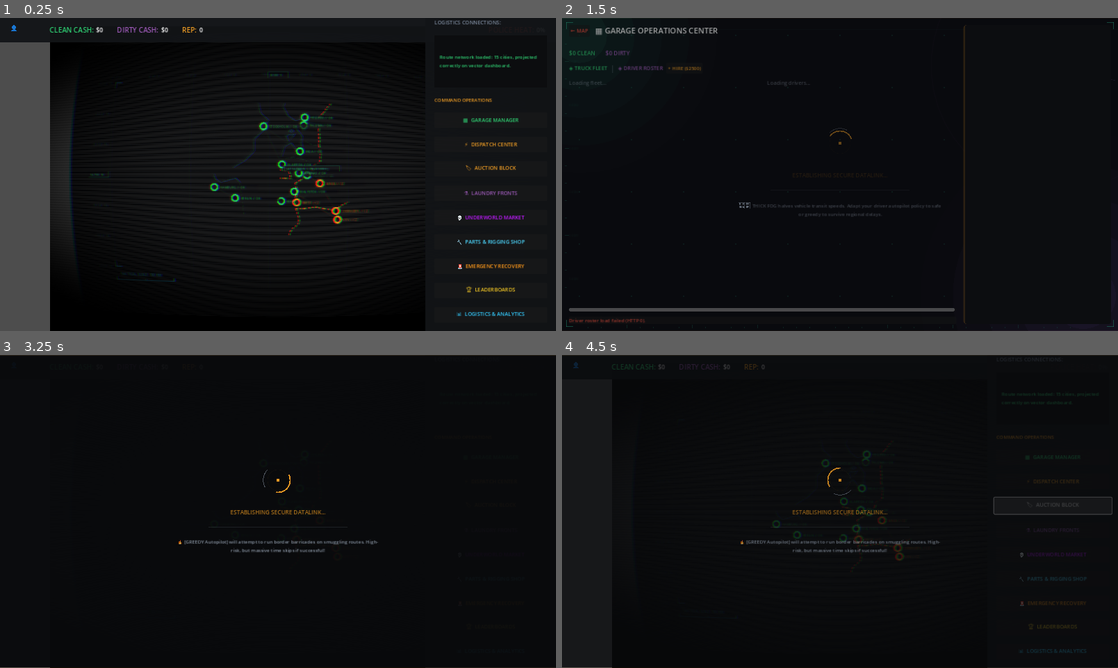
Above: before the commit, frames 1-4 (two rows, left to right).
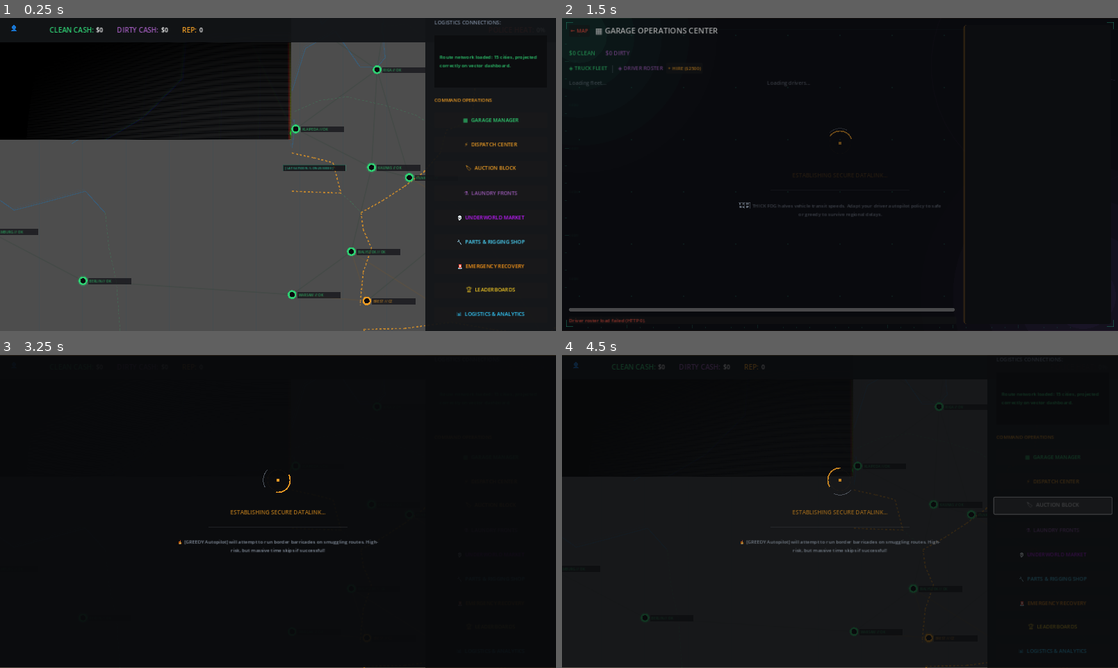
Above: after the commit, the same moments.

Repository: p0mkin/LogistiXpert
Game: Godot game, scene res://scenes/game_map/GameMap.tscn
Two runs of this game, one before a commit and one after it. Both use one fixed random seed, a clock stepped at 60 frames per second and the inputs below. This scene is started directly instead of the project's main scene.
Inputs:
- Up to frame 1 (0.25 s): no input
- Up to frame 2 (1.5 s): click "▦ GARAGE MANAGER" at 0.5 s; click "← MAP" at 1.25 s
- Up to frame 3 (3.25 s): click "+ HIRE ($2500)" at 2 s; click "← MAP" at 2.75 s
- Up to frame 4 (4.5 s): click "⚡ DISPATCH CENTER" at 3.5 s; click "🏷 AUCTION BLOCK" at 4.25 s

The runs differ from the first frame. In frame 1, 51% of the frame differs, in the area x 0-77%, y 7-100%; in frame 2, nothing differs; in frame 3, 0.1%; in frame 4, 0.6%.
Error before the commit: Invalid call. Nonexistent function 'border_width_all' in base 'StyleBoxFlat'. (res://scenes/garage/GarageManager.gd:1109)
Error after the commit: Invalid call. Nonexistent function 'border_width_all' in base 'StyleBoxFlat'. (res://scenes/garage/GarageManager.gd:1134)

Commit message:
feat(garage, map): add close button to selected asset detail panel, show driver tacho when stimulated, and map fixes

Diff:
--- a/client/scenes/game_map/GameMap.gd
+++ b/client/scenes/game_map/GameMap.gd
@@ -31,9 +31,9 @@
 
 var is_dragging: bool = false
 var drag_start: Vector2 = Vector2.ZERO
-var zoom_level: float = 1.0
-const MIN_ZOOM = 0.5
-const MAX_ZOOM = 3.0
+var zoom_level: float = 0.45 # Start zoomed-out to showcase the entire theater
+const MIN_ZOOM = 0.25
+const MAX_ZOOM = 4.0
 
 # Map rendering calculations
 var cities_data: Dictionary = {}
@@ -47,8 +47,8 @@
 var map_min_lon: float = 9.5
 var map_max_lon: float = 31.5
 const MAP_MARGIN = 150 # screen offset bounds
-var view_size = Vector2(850, 480)
-var view_offset = Vector2(100, 100)
+var view_size = Vector2(2500, 1600) # Massive virtual tactical canvas for high-density rendering
+var view_offset = Vector2(0, 0) # Unrestrict canvas coordinates to full resolution
 
 var time_passed: float = 0.0
 
--- a/client/scenes/garage/GarageManager.gd
+++ b/client/scenes/garage/GarageManager.gd
@@ -194,6 +194,31 @@
 
 	# Dynamically inject the third action button into detail panel if not present
 	var detail_inner = detail_panel.get_node("DetailInner")
+
+	# Programmatically inject a header container and close button inside DetailInner
+	var title_hbox = HBoxContainer.new()
+	title_hbox.name = "TitleHBox"
+	title_hbox.add_theme_constant_override("separation", 10)
+	detail_inner.remove_child(detail_title)
+	title_hbox.add_child(detail_title)
+	detail_title.size_flags_horizontal = Control.SIZE_EXPAND_FILL
+
+	var close_btn = Button.new()
+	close_btn.name = "CloseBtn"
+	close_btn.text = " ✕ "
+	close_btn.flat = true
+	close_btn.add_theme_color_override("font_color", Color(0.901, 0.298, 0.235))
+	close_btn.add_theme_color_override("font_hover_color", Color(1.0, 0.4, 0.4))
+	close_btn.add_theme_font_size_override("font_size", 14)
+	close_btn.pressed.connect(func():
+		detail_panel.hide()
+		selected_truck = {}
+		selected_driver = {}
+	)
+	title_hbox.add_child(close_btn)
+	detail_inner.add_child(title_hbox)
+	detail_inner.move_child(title_hbox, 0)
+
 	if not detail_inner.has_node("ActionBtn3"):
 		action_btn_3 = Button.new()
 		action_btn_3.name = "ActionBtn3"
@@ -689,7 +714,7 @@
 	var stim_lbl = Label.new()
 
 	if stimulated:
-		stim_lbl.text = "⚗ STIMULANT ACTIVE"
+		stim_lbl.text = "⚗ STIMULANT ACTIVE · Tacho: %.1fh" % tacho
 		stim_lbl.add_theme_color_override("font_color", Color(0.607, 0.349, 0.713))
 	else:
 		stim_lbl.text = "Tacho: %.1fh" % tacho
